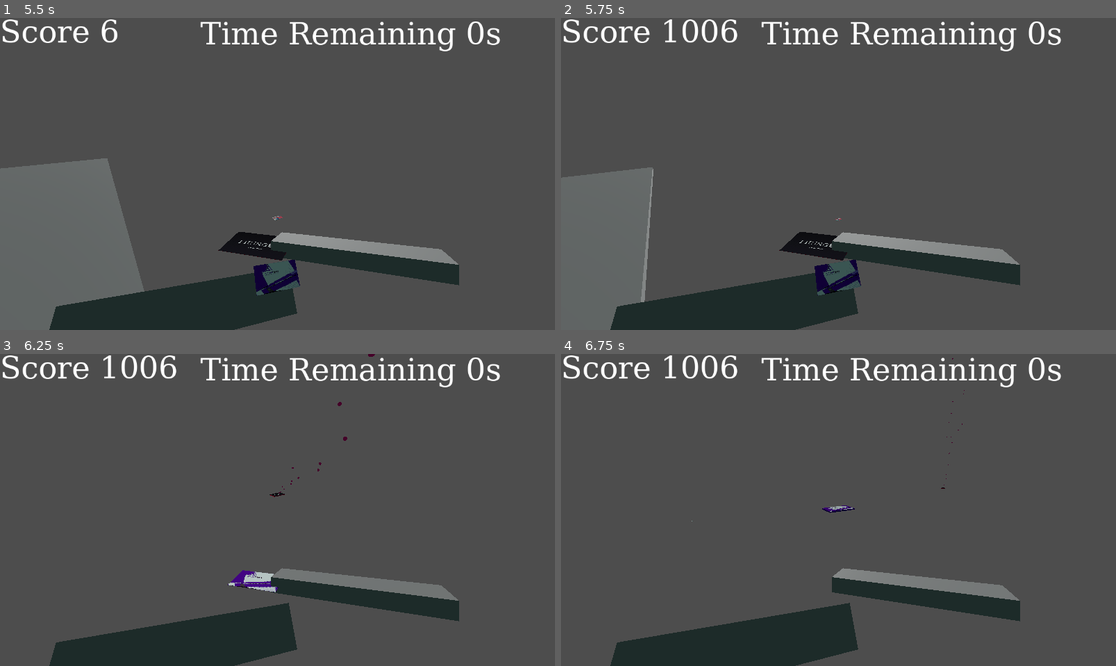
Above: before the commit, frames 1-4 (two rows, left to right).
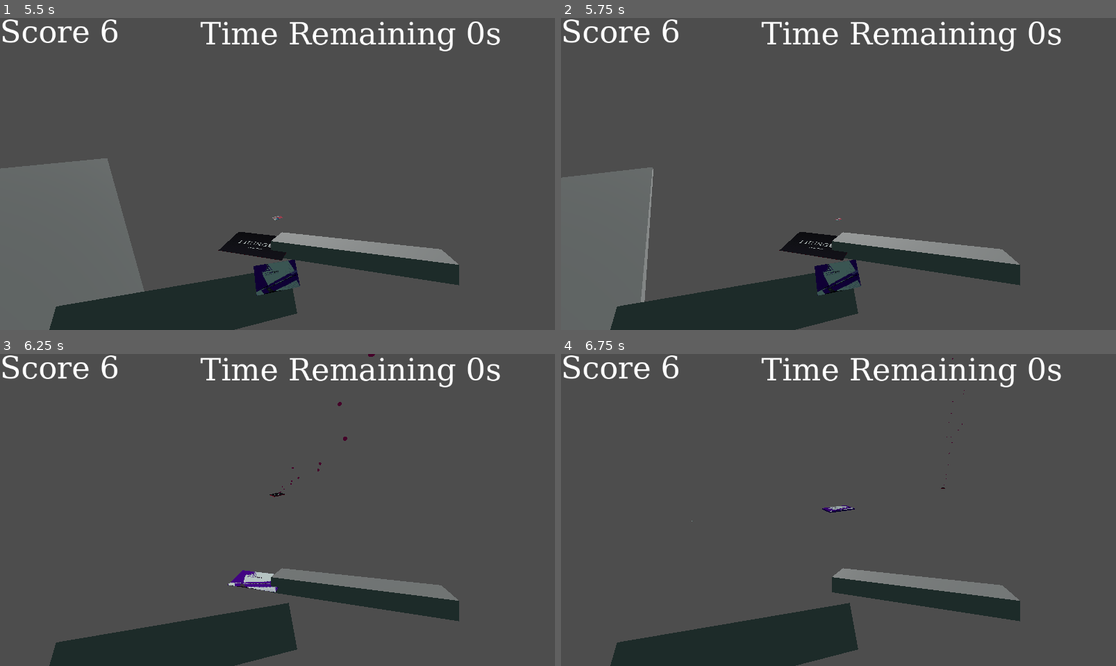
Above: after the commit, the same moments.

Repository: BlackBrad/network-ninja
Game: Godot game, scene res://scenes/main_menu.tscn
The game is run twice, just before and just after one commit, with the same random seed, the same clock (stepped at 60 frames per second) and the same inputs.
Inputs (mouse positions are in pixels of both pictures, inside the frame that each line leads up to):
- Up to frame 1 (5.5 s): click "Start Game" at 0.5 s; tap Enter (ui_accept) at 1.25, 1.52, 2.27, 3.77, 4.52, 5.27 s; move the mouse to (305, 174) at 1.27 s; hold W (move_forward) from 1.28 s (still down); click (305, 174) at 1.35 s; move the mouse to (249, 174) at 2.02 s; click (249, 174) at 2.1 s; move the mouse to (288, 167) at 2.77 s; click (288, 167) at 2.85 s; move the mouse to (271, 180) at 3.52 s; click (271, 180) at 3.6 s; move the mouse to (316, 177) at 4.27 s; click (316, 177) at 4.35 s; move the mouse to (233, 170) at 5.02 s; click (233, 170) at 5.1 s
- Up to frame 2 (5.75 s): keep holding W (move_forward)
- Up to frame 3 (6.25 s): keep holding W (move_forward); move the mouse to (283, 510) at 5.77 s; click (283, 510) at 5.85 s
- Up to frame 4 (6.75 s): tap Enter (ui_accept) at 6.5 s; move the mouse to (816, 503) at 6.52 s; release W (move_forward) at 6.53 s; hold D (move_right) from 6.53 s (still down); click (816, 503) at 6.6 s

Frame 1 is identical in both runs. In frame 2, 0.4% of the frame differs, in the area x 18-32%, y 0-9%; in frame 3, 0.4%; in frame 4, 0.4%.

Commit message:
Only network when using special card

Diff:
--- a/scenes/atendee.tscn
+++ b/scenes/atendee.tscn
@@ -1,23 +1,23 @@
 [gd_scene load_steps=11 format=3 uid="uid://cy3ros6x4injp"]
 
 [ext_resource type="Script" path="res://scripts/atendee.gd" id="1_jiv06"]
-[ext_resource type="PackedScene" uid="uid://dknhr1bwmvhq0" path="res://assets/npc_networker.tscn" id="2_4uorl"]
+[ext_resource type="PackedScene" uid="uid://dpwj0yu43ykkr" path="res://assets/npc_networker.tscn" id="2_4uorl"]
 [ext_resource type="PackedScene" uid="uid://chnweoc7cjafl" path="res://assets/WIP_victim/WIP_victim.gltf" id="2_abf0s"]
-[ext_resource type="PackedScene" path="res://scenes/attendee_variant_controller.tscn" id="2_yfmdu"]
-[ext_resource type="AudioStream" uid="uid://ca14rls8ycr23" path="res://audio/voices/bitcrushed-rerecord/data_never_lies.mp3" id="5_4ehpe"]
+[ext_resource type="PackedScene" uid="uid://bnygcp6mk85jl" path="res://scenes/attendee_variant_controller.tscn" id="2_yfmdu"]
+[ext_resource type="AudioStream" uid="uid://c11kkn1bpaxiy" path="res://audio/voices/bitcrushed-rerecord/data_never_lies.mp3" id="5_4ehpe"]
 
 [sub_resource type="CapsuleShape3D" id="CapsuleShape3D_fygdp"]
 
 [sub_resource type="StandardMaterial3D" id="StandardMaterial3D_x6op4"]
 shading_mode = 0
-albedo_color = Color(1, 1, 0, 1)
+albedo_color = Color(0.258824, 0, 0.180392, 1)
 
 [sub_resource type="CapsuleMesh" id="CapsuleMesh_8c01e"]
 radius = 0.3
 
 [sub_resource type="StandardMaterial3D" id="StandardMaterial3D_3nka1"]
 shading_mode = 0
-albedo_color = Color(1, 1, 0, 1)
+albedo_color = Color(0.258824, 0, 0.180392, 1)
 
 [sub_resource type="SphereMesh" id="SphereMesh_fa6t7"]
 
--- a/scripts/atendee.gd
+++ b/scripts/atendee.gd
@@ -68,7 +68,6 @@
 func set_is_networked(networked):
 	is_networked = networked
 	update_is_networked()
-	play_random_voice()
 
 func _physics_process(delta):
 	# Add the gravity.
--- a/scripts/business_card.gd
+++ b/scripts/business_card.gd
@@ -43,10 +43,11 @@
 
 func _on_body_entered(body):
 	if body.is_in_group("attendees"):
-		if not body.is_networked:
-			print("hit attendee")
-			get_node("/root/ScoringSystem").add_card_flight_time(_flight_time * max(acceleration.length() * 5, 1))
-			body.set_is_networked(true)
+		get_node("/root/ScoringSystem").add_card_flight_time(_flight_time * max(acceleration.length() * 5, 1))
+		body.play_random_voice()
+		if card_type == CardTypes.SPECIAL:
+			if not body.is_networked:
+				body.set_is_networked(true)
 	else:
 		pickup_prefab.instantiate()
 		# FIXME: Don't hard-code this, need to spawn the nodes under something in all our levels
